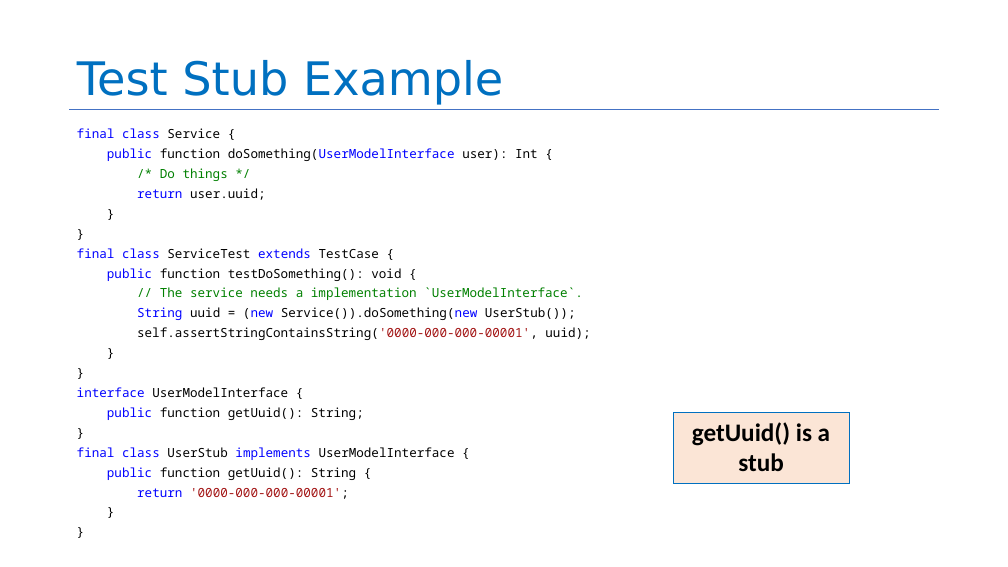
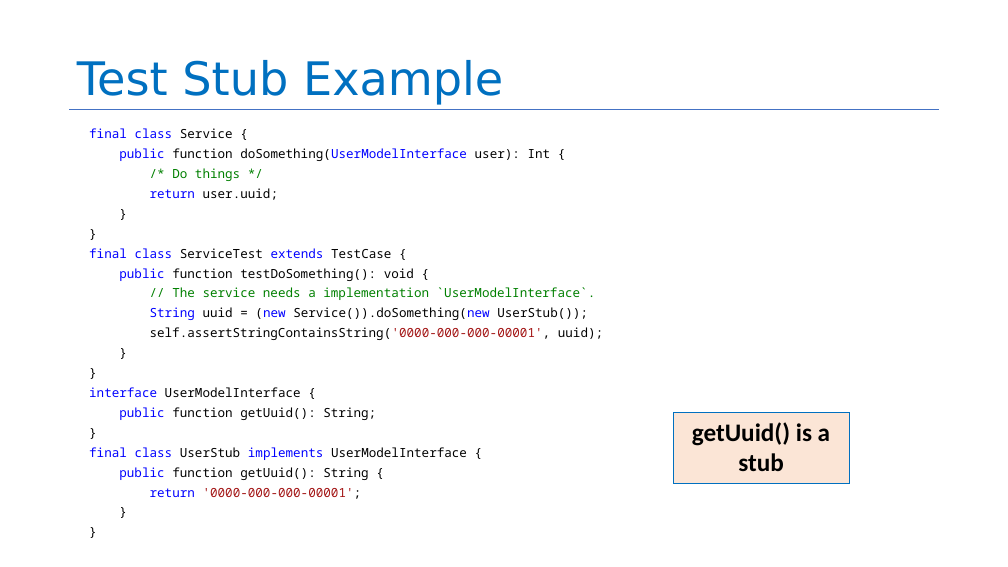
Before and after one commit to neu-se/CS4530-Spring-2022, a slide deck: slide 9 of Slides/Lesson 5.3 Testing Systems.pptx. Drawn at 1008x567 pixels with LibreOffice and Linux fonts; fonts in the diff are those of the drawing. Boxes give left, top, right and bottom in pixels: in the first picture for what was removed or moved away, otherwise in the second. Text is boxed around its words. In the diff, an @@ line names an element or a change of style, - is before the commit and + after.

```diff
--- a/Slides/Lesson 5.3 Testing Systems.pptx
+++ b/Slides/Lesson 5.3 Testing Systems.pptx
@@ text "final class Service {": place and size @@
-text "final class Service {" at [77, 128, 590, 480]
+text "final class Service {" at [89, 128, 603, 480]
```
Also in this commit, not shown: 3 other slides changed, 3 slides added, 1 slide removed.
